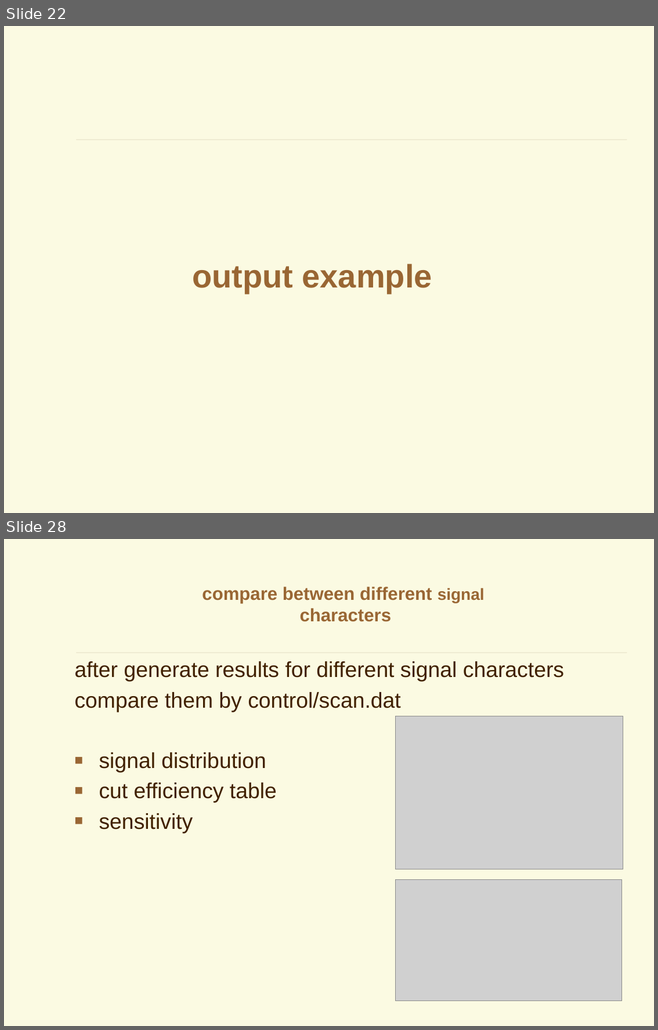
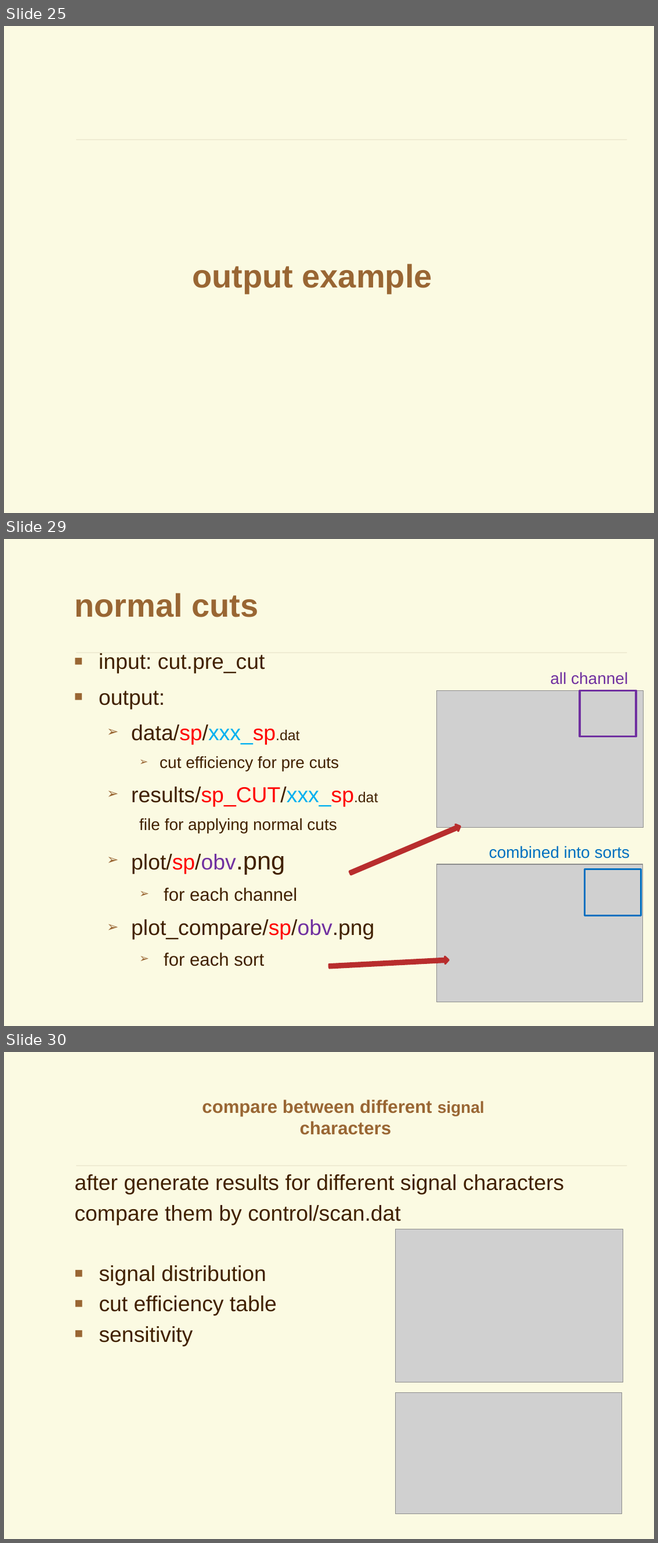
Before and after one commit to YancyW/BASDA, a slide deck: doc/BASDA_Introduction.pptx. Shown one above the other, each under a label of ours: slides 22 and 28 before the commit, slides 25, 29 and 30 after it; the slides between them are not shown. The pictures are 658x1030 and 658x1543 pixels, drawn with LibreOffice and Linux fonts; fonts in the diff are those of the drawing; grey boxes stand for pictures; background and template pictures are left out. Boxes give left, top, right and bottom in pixels: in the first picture for what was removed or moved away, otherwise in the second. Text is boxed around its words. In the diff, an @@ line names an element or a change of style, - is before the commit and + after.

```diff
--- a/doc/BASDA_Introduction.pptx
+++ b/doc/BASDA_Introduction.pptx
@@ slide 29 added at box(4, 539, 654, 1026), background picture (left out); not listed: 1 template element that a slide beside it also shows @@
@@ title added at box(74, 593, 258, 617), 36 pt, text #996633, bold @@
+normal cuts
@@ text added at box(99, 653, 378, 966), 24 pt, text #402000 @@
+■ input: cut.pre_cut
+■ output:
+  ➢ data/sp/xxx_sp.dat
+    ➢ cut efficiency for pre cuts
+  ➢ results/sp_CUT/xxx_sp.dat
+    file for applying normal cuts
+  ➢ plot/sp/obv.png
+    ➢ for each channel
+  ➢ plot_compare/sp/obv.png
+    ➢ for each sort
@@ text added at box(550, 672, 628, 685), 18 pt, text #7030A0 @@
+all channel
@@ picture added at box(436, 690, 643, 827) @@
@@ rectangle added at box(579, 690, 636, 736), outline #7030A0 2 pt @@
@@ right arrow added at box(349, 823, 461, 877), fill #B82D2D, outline #B82D2D 2 pt @@
@@ text added at box(489, 846, 630, 859), 18 pt, text #0070C0 @@
+combined into sorts
@@ picture added at box(436, 864, 642, 1002) @@
@@ rectangle added at box(585, 870, 641, 916), outline #0070C0 2 pt @@
@@ right arrow added at box(329, 956, 448, 969), fill #B82D2D, outline #B82D2D 2 pt @@
@@ what was slide 22 is now slide 25 @@
@@ what was slide 28 is now slide 30 @@
```
Also in this commit, not shown: 9 slides changed, 9 other slides added, 3 other files.
